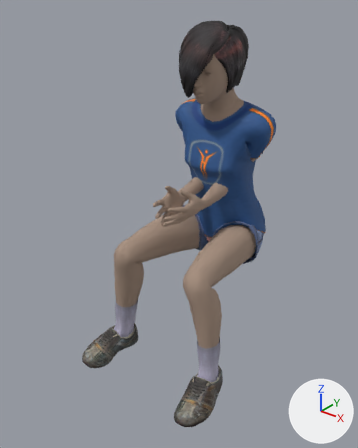
Before and after pictures for a commit that changed the glTF model assets/people/person_00.glb.
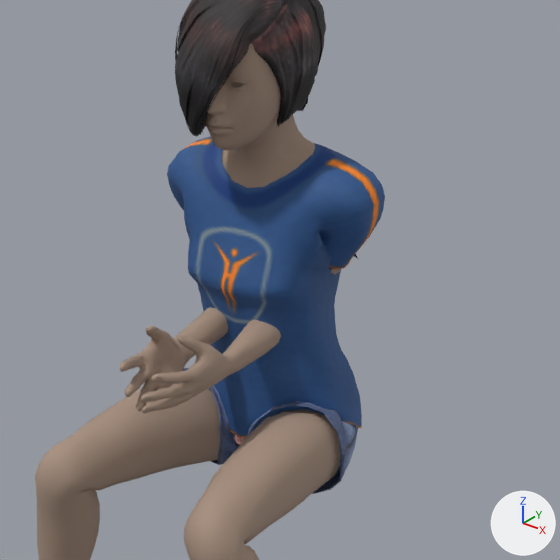
Each version is shown whole from a camera (50 mm lens) standing at (0.997, -1.572, 1.799) and looking at (-0.016, -0.305, 1.013), then close up on the part from 27% to 100% of the width and 8% to 66% of the height. The lights are fixed; the arrows at lower right show +X, +Y and +Z. The last two pictures show the newer version. Vertices at exactly the same position are counted once.

Objects in the first close-up: 'Human', 'Human.bob01', 'Human.female_casualsuit02'.
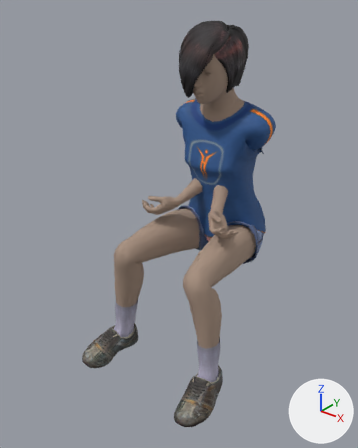
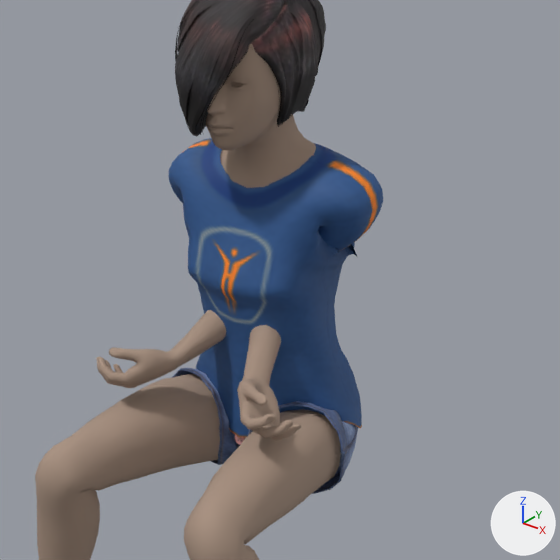
What changed in the scene script:
```text
Change me_base:
    used by ob_human; location = (0.0, 0.0, 0.0)
    remove me_base.from_pydata(...)  # 4324 vertices, 8485 faces; spans x -0.24..0.24, y -0.479..0.003, z 0.615..1.669
    add me_base.from_pydata(...)  # 4325 vertices, 8485 faces; spans x -0.24..0.24, y -0.479..-0.003, z 0.615..1.669
    me_base part 1: the loose piece of 917 vertices spanning x -0.006..0.164, y -0.431..0.003, z 1.04..1.32 is rebuilt with 911 vertices and now spans x -0.145..0.21, y -0.326..-0.003, z 1.0..1.336
    me_base part 2: the loose piece of 903 vertices spanning x -0.164..0.006, y -0.431..0.003, z 1.04..1.32 is rebuilt with 917 vertices and now spans x -0.21..0.145, y -0.326..-0.003, z 1.0..1.336
    me_base part 3: 84 vertices moved from x -0.182..0.182, y -0.14..-0.009, z 1.341..1.423 to x -0.185..0.185, y -0.14..-0.009, z 1.341..1.422; 47 vertices removed from x -0.147..0.12, y -0.239..-0.047, z 1.366..1.612; 42 vertices added at x -0.15..0.148, y -0.238..-0.048, z 1.366..1.602
    me_base part 4: 2 vertices removed from x -0.064..-0.057, y -0.209..-0.179, z 0.939..0.944; 1 vertex added at x -0.064, y -0.208, z 0.944
    other edits to the shape of me_base do not show in these pictures
Change me_female_casualsuit02:
    used by ob_human_female_casualsuit02; location = (0.0, 0.0, 0.0)
    remove me_female_casualsuit02.from_pydata(...)  # 2876 vertices, 5488 faces; spans x -0.206..0.205, y -0.186..0.091, z 0.778..1.423
    add me_female_casualsuit02.from_pydata(...)  # 2876 vertices, 5488 faces; spans x -0.203..0.203, y -0.186..0.091, z 0.778..1.423
    me_female_casualsuit02 part 5: 637 of 2876 vertices moved; they spanned x -0.206..0.205, y -0.162..0.025, z 1.206..1.423 and now span x -0.203..0.203, y -0.162..0.025, z 1.207..1.423; mean shift (0.0, -0.001, 0.007); largest move (-0.059, -0.047, 1.256) -> (-0.038, -0.053, 1.289)
```

What differs and where, as boxes [x1, y1, x2, y2] in the close-ups (560 x 560 px; the box of a moved part takes in the faces that stretch with it):
'Human.female_casualsuit02', reshaped
    before: [167, 137, 385, 494]
    after: [169, 138, 383, 494]
part 1 of me_base, rebuilt
    before: [141, 269, 341, 413]
    after: [237, 325, 301, 441]
part 2 of me_base, rebuilt
    before: [120, 307, 228, 411]
    after: [96, 310, 226, 388]
part 3 of me_base, moved or reshaped
    before: [221, 114, 315, 187]
    after: [220, 114, 316, 187]
part 4 of me_base, moved or reshaped
    both: [171, 398, 213, 432]
part 5 of me_female_casualsuit02, moved or reshaped
    before: [167, 137, 385, 295]
    after: [169, 138, 383, 295]
